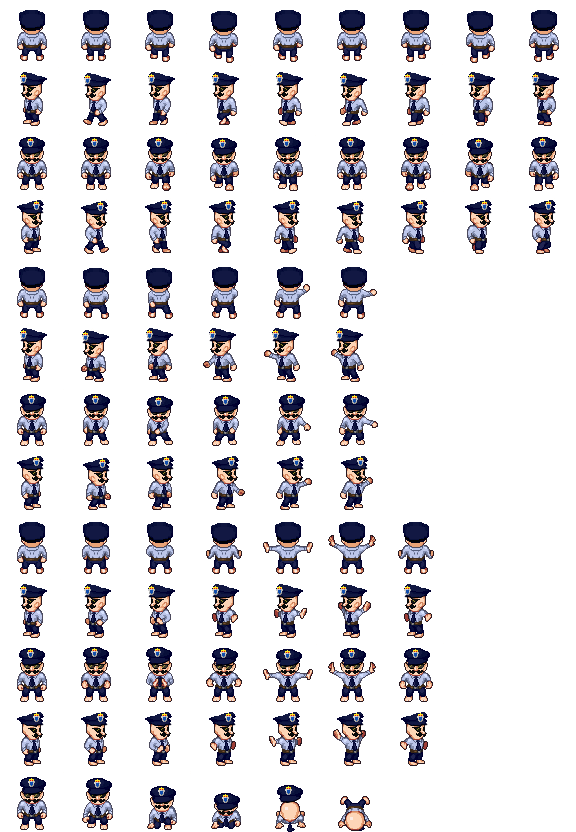
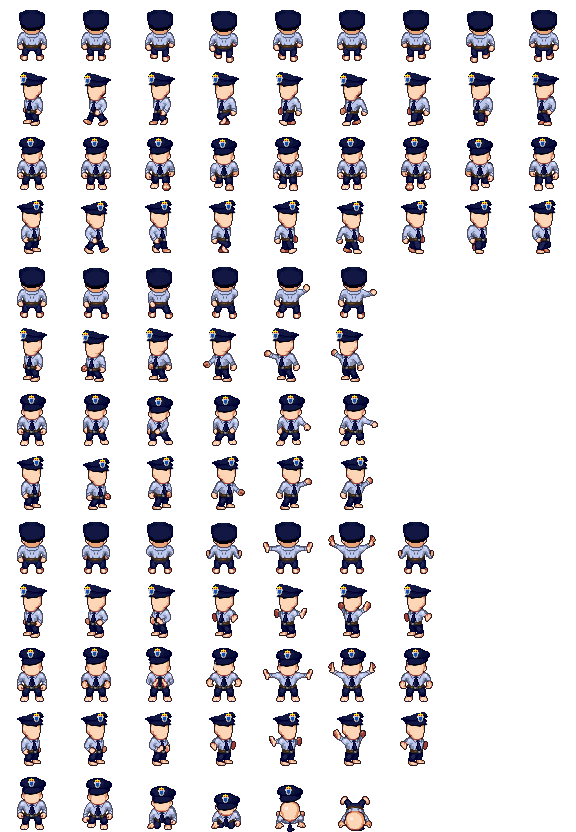
Layered file, before and after one edit (576 × 832). Changes by layer:
hid "Layer Group Facial" over box(20, 86, 556, 815)
painted on "Base" over box(24, 84, 553, 608)
